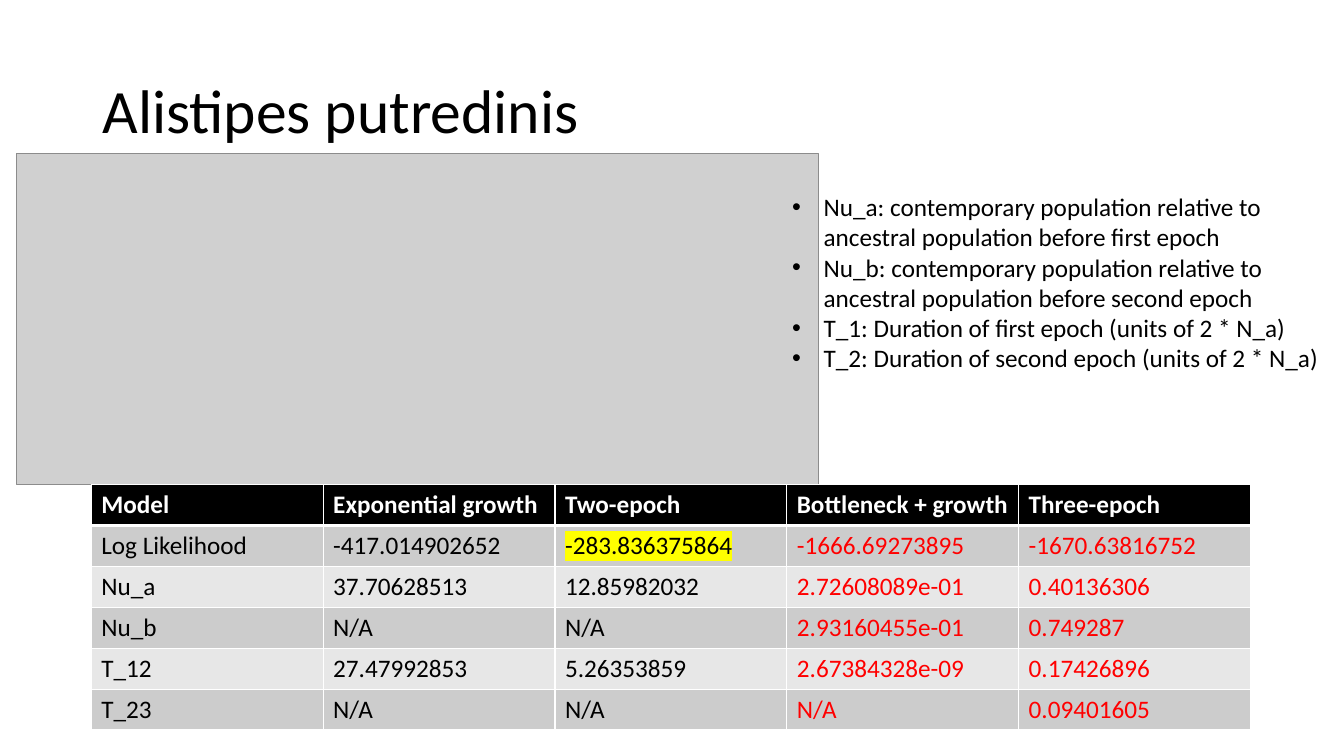
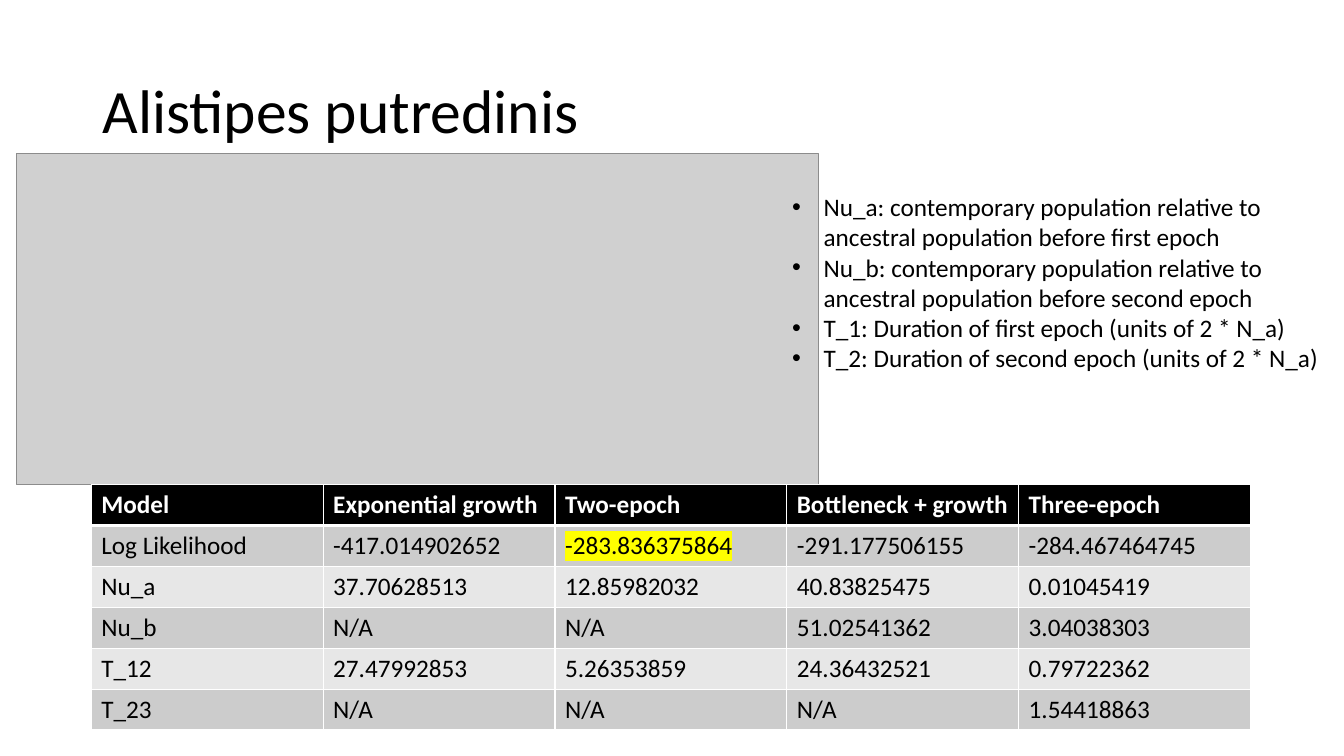
Before and after one commit to jon-mah/demo_for_ccgb, a slide deck: slide 11 of Summary/20210125_demo_for_ccgb_rotation_update.pptx (slide 9 before the commit). Drawn at 1344x756 pixels with LibreOffice and Linux fonts; fonts in the diff are those of the drawing; grey boxes stand for pictures. Boxes give left, top, right and bottom in pixels: in the first picture for what was removed or moved away, otherwise in the second. Text is boxed around its words. In the diff, an @@ line names an element or a change of style, - is before the commit and + after.

```diff
--- a/Summary/20210125_demo_for_ccgb_rotation_update.pptx
+++ b/Summary/20210125_demo_for_ccgb_rotation_update.pptx
@@ table at [92,485,1251,730] @@
-row 2, column 4: -1666.69273895
+row 2, column 4: -291.177506155
-row 2, column 5: -1670.63816752
+row 2, column 5: -284.467464745
-row 3, column 4: 2.72608089e-01
+row 3, column 4: 40.83825475
-row 3, column 5: 0.40136306
+row 3, column 5: 0.01045419
-row 4, column 4: 2.93160455e-01
+row 4, column 4: 51.02541362
-row 4, column 5: 0.749287
+row 4, column 5: 3.04038303
-row 5, column 4: 2.67384328e-09
+row 5, column 4: 24.36432521
-row 5, column 5: 0.17426896
+row 5, column 5: 0.79722362
-row 6, column 5: 0.09401605
+row 6, column 5: 1.54418863
@@ text colour #FF0000 to #000000 in "N/A" @@
```
Also in this commit, not shown: 4 other slides changed, 5 slides added, 7 other files.
